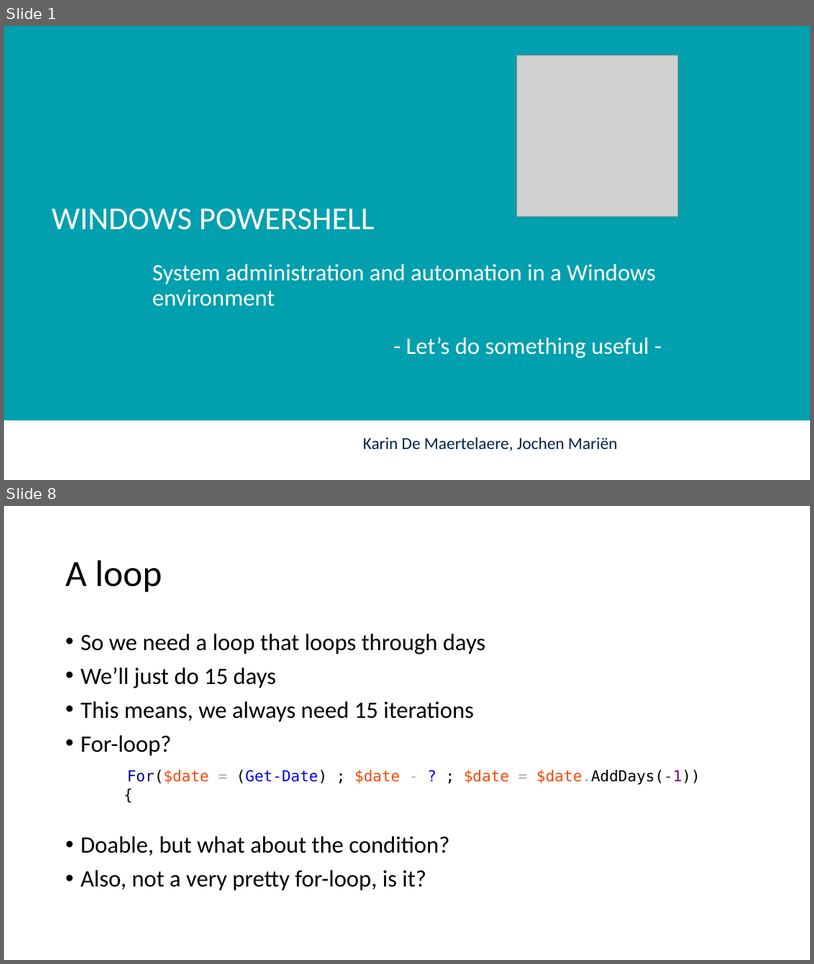
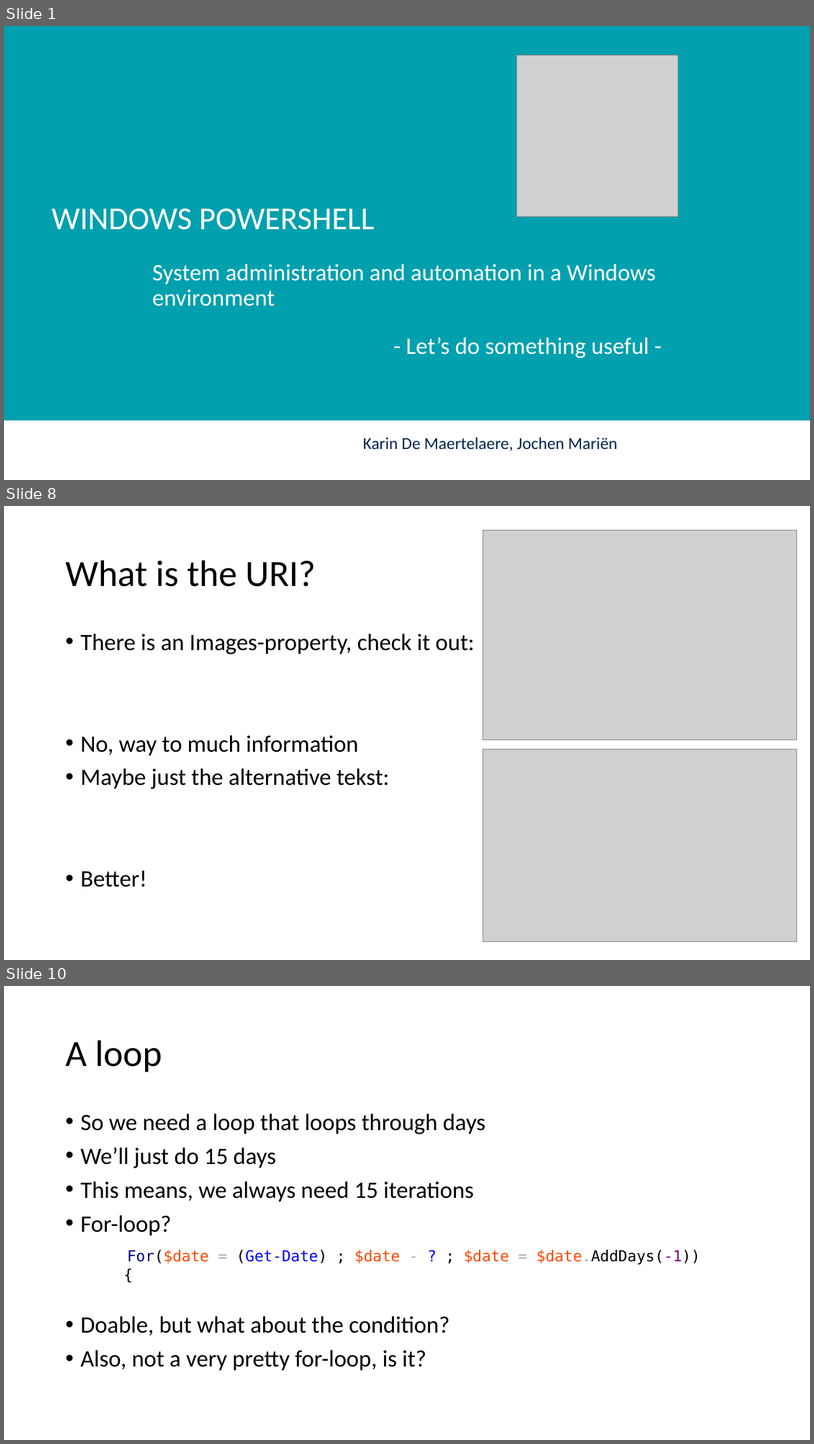
Before and after one commit to mjochen/PS-Technologies, a slide deck: Various/Webscraping/Garfield.pptx. Shown one above the other, each under a label of ours: slides 1 and 8 before the commit, slides 1, 8 and 10 after it; the slides between them are not shown. The pictures are 814x964 and 814x1444 pixels, drawn with LibreOffice and Linux fonts; fonts in the diff are those of the drawing; grey boxes stand for pictures; background and template pictures are left out. Boxes give left, top, right and bottom in pixels: in the first picture for what was removed or moved away, otherwise in the second. Text is boxed around its words. In the diff, an @@ line names an element or a change of style, - is before the commit and + after.

```diff
--- a/Various/Webscraping/Garfield.pptx
+++ b/Various/Webscraping/Garfield.pptx
@@ slide 8 added at box(4, 506, 810, 960), background #FFFFFF @@
@@ picture added at box(483, 530, 797, 740) @@
@@ title added at box(65, 560, 315, 587), 44 pt, text #000000 @@
+What is the URI?
@@ text added at box(80, 633, 475, 887), 28 pt, text #000000 @@
+• There is an Images-property, check it out:
+• No, way to much information
+• Maybe just the alternative tekst:
+• Better!
@@ picture added at box(483, 749, 797, 941) @@
@@ what was slide 8 is now slide 10 @@
```
Also in this commit, not shown: 10 slides changed, 1 other slide added, 1 slide removed, 12 other files.
